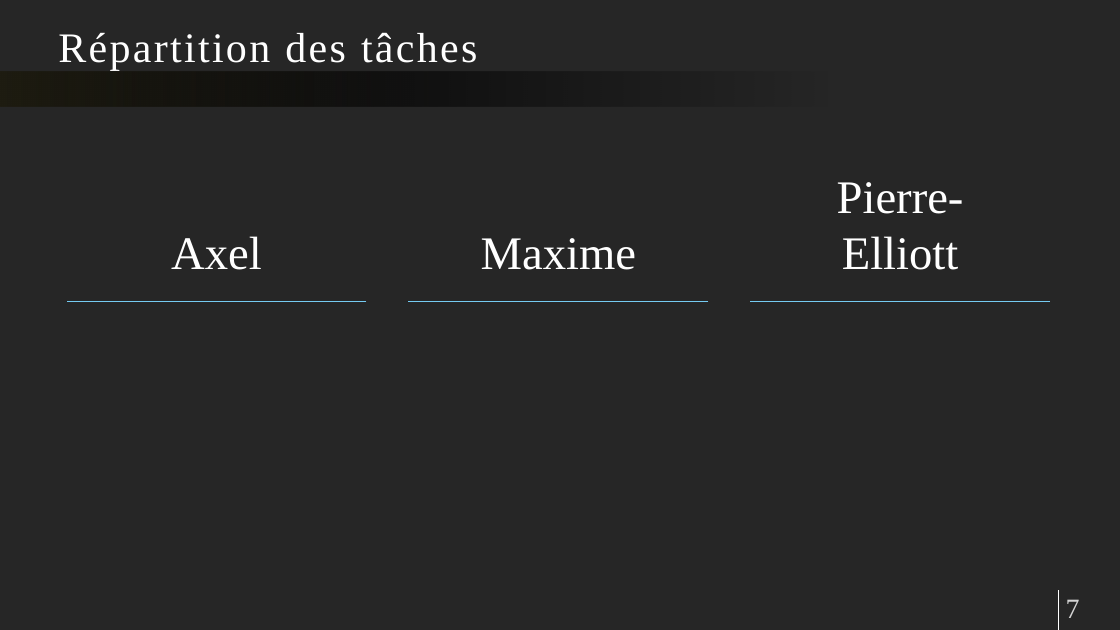
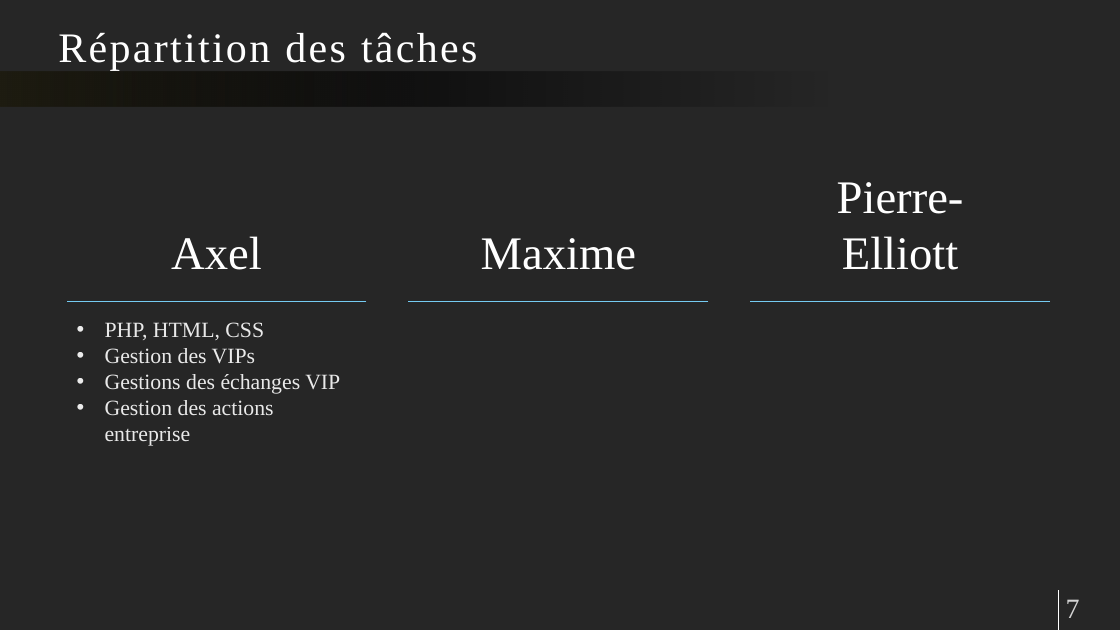
Before and after one commit to pierreelliott/CPOA, a slide deck: slide 7 of Présentation CPOA.pptx. Drawn at 1120x630 pixels with LibreOffice and Linux fonts; fonts in the diff are those of the drawing. Boxes give left, top, right and bottom in pixels: in the first picture for what was removed or moved away, otherwise in the second. Text is boxed around its words. In the diff, an @@ line names an element or a change of style, - is before the commit and + after.

Commit message:
J'ai mis les trucs qui marchent et qui marchent pas
+ Mes tâches

```diff
--- a/Présentation CPOA.pptx
+++ b/Présentation CPOA.pptx
@@ text added at [105,322,340,446], 28 pt, text #FFFFFF at 90% opacity @@
+• PHP, HTML, CSS
+• Gestion des VIPs
+• Gestions des échanges VIP
+• Gestion des actions entreprise
```
Also in this commit, not shown: 2 other slides changed.
